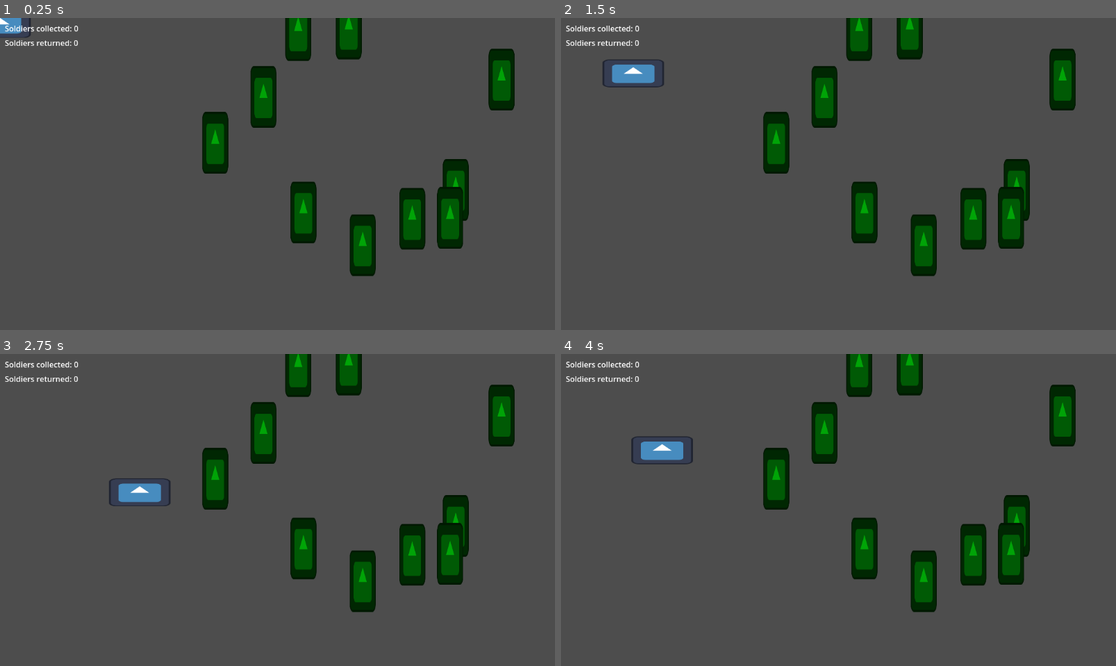
Above: before the commit, frames 1-4 (two rows, left to right).
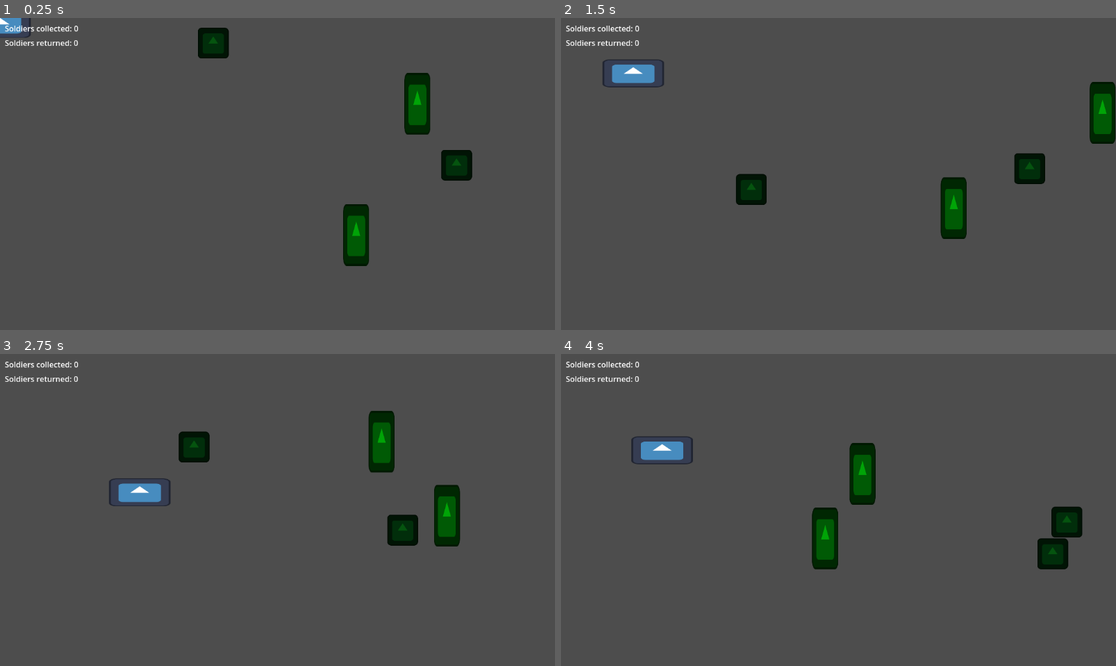
Above: after the commit, the same moments.

Repository: Eefschmeef2310/GDS1-Lab-1
Game: Godot game, scene res://Levels/Main.tscn
The game is run twice, just before and just after one commit, with the same random seed, the same clock (stepped at 60 frames per second) and the same inputs. The project has no main scene, so this scene is started directly. The engine's default icon, where the game draws it, is replaced by a stand-in: a white triangle on a blue panel in a dark square.
Inputs:
- Up to frame 1 (0.25 s): no input
- Up to frame 2 (1.5 s): tap Enter (ui_accept) at 0.5, 0.6, 0.77, 1.07, 1.35 s; hold D (Right) 0.53-1.28 s; hold S (Down) from 1.28 s (still down)
- Up to frame 3 (2.75 s): tap Enter (ui_accept) at 1.52, 1.82, 2.1 s; release S (Down) at 2.03 s; hold D (Right) from 2.03 s (still down)
- Up to frame 4 (4 s): release D (Right) at 2.78 s; hold W (Up) 2.78-3.53 s; tap Enter (ui_accept) at 2.85, 3.02, 3.32, 3.6, 3.77 s; hold A (Left) from 3.53 s (still down)

The runs differ from the first frame. In frame 1, 9.9% of the frame differs, in the area x 35-93%, y 0-83%; in frame 2, 11%; in frame 3, 10%; in frame 4, 11%, in the area x 36-94%, y 0-83%.

Commit message:
Generator creates objects without overlap

Diff:
--- a/Levels/Main.tscn
+++ b/Levels/Main.tscn
@@ -46,11 +46,13 @@
 offset_bottom = 63.0
 text = "Soldiers returned: 0"
 
-[node name="TreeGenerator" type="Area2D" parent="."]
+[node name="ObjectGenerator" type="Area2D" parent="."]
 position = Vector2(758, 254)
 script = ExtResource("6_bddp8")
+tree_count = 2
+soldier_count = 2
 
-[node name="Bounds" type="CollisionShape2D" parent="TreeGenerator"]
+[node name="Bounds" type="CollisionShape2D" parent="ObjectGenerator"]
 shape = SubResource("RectangleShape2D_s31d0")
 debug_color = Color(0, 0.701961, 0.313726, 0.419608)
 
--- a/Levels/tree_generator.gd
+++ b/Levels/tree_generator.gd
@@ -1,33 +1,69 @@
 extends Area2D
 
+@export var tree_count : int
+@export var soldier_count : int
+
 const TREE = preload("res://objects/tree.tscn")
+const SOLDIER = preload("res://Soldiers/Soldier.tscn")
 
 @onready var bounds = $Bounds
 
+var circles : Array[Circle]
+var objects : Array[CollisionObject2D]
+
+#Circle class to prevent intersecting objects
+class Circle:
+	var center := Vector2.ZERO
+	var radius := 1.0
+	func _init(_center: Vector2, _radius: float):
+		center = _center
+		radius = _radius
+	func intersects(other_circle: Circle) -> bool:
+		var radii_sum_sq = (radius + other_circle.radius) * (radius + other_circle.radius)
+		if center.distance_squared_to(other_circle.center) < radii_sum_sq:
+			return true
+		return false
+
 func _ready():
-	for i in range(0, 10):
-		var tree = TREE.instantiate() as Area2D
-		var random_position = get_random_position()
-		while check_overlap(random_position, tree):
-			random_position = get_random_position()
-		tree.position = global_position + random_position
-		get_tree().root.add_child.call_deferred(tree)
+	#Generate trees
+	for i in tree_count:
+		instantiate_object(TREE)
 
-func check_overlap(position, tree : Area2D):
-	var space_state = get_world_2d().direct_space_state
-	var shape = PhysicsServer2D.circle_shape_create()
-	var params = PhysicsShapeQueryParameters2D.new()
+	#Generate soldiers
+	for i in soldier_count:
+		instantiate_object(SOLDIER)
 
-	# Physics check
-	PhysicsServer2D.shape_set_data(shape, tree.shape_owner_get_shape(0, 0).get_rect().size.y)
+#for debugging purposes
+func _process(delta):
+	if Input.is_action_just_pressed("ui_accept"):
+		reset()
+		_ready()
 
-	params.shape_rid = shape
-	params.transform = Transform2D(0, position)
+#Create object and ensure they don't overlap
+func instantiate_object(object_to_create):
+	var object = object_to_create.instantiate() as CollisionObject2D
+	var random_position = get_random_position()
+	while check_overlap(random_position, object):
+		random_position = get_random_position()
+	object.position = global_position + random_position
+	get_tree().root.add_child.call_deferred(object)
+	objects.append(object)
 
-	var result = space_state.intersect_shape(params, 1)
-	return result.size() != 0
+func check_overlap(pos, tree : CollisionObject2D):
+	var new_circle = Circle.new(pos, max(tree.shape_owner_get_shape(0, 0).get_rect().size.y/2, tree.shape_owner_get_shape(0, 0).get_rect().size.x/2))
+	for index in circles:
+		if index.intersects(new_circle):
+			return true
+	circles.append(new_circle)
+	return false
 
 func get_random_position():
 	#Gets a random position within the collision shape
 	return Vector2(randf_range(-bounds.get_shape().get_rect().size.x/2, bounds.get_shape().get_rect().size.x/2),
 				   randf_range(-bounds.get_shape().get_rect().size.y/2, bounds.get_shape().get_rect().size.y/2))
+
+func reset():
+	for i in objects:
+		i.queue_free()
+	objects.clear()
+	circles.clear()
--- a/Player/player.gd
+++ b/Player/player.gd
@@ -14,7 +14,7 @@
 
 func _process(delta):
 	var direction = Input.get_vector("Left", "Right", "Up", "Down")
-	velocity = direction * (speed - 30 * soldiers_carrying)
+	velocity = direction * max((speed - 30 * soldiers_carrying), 60)
 
 	velocity.y += gravity
 
